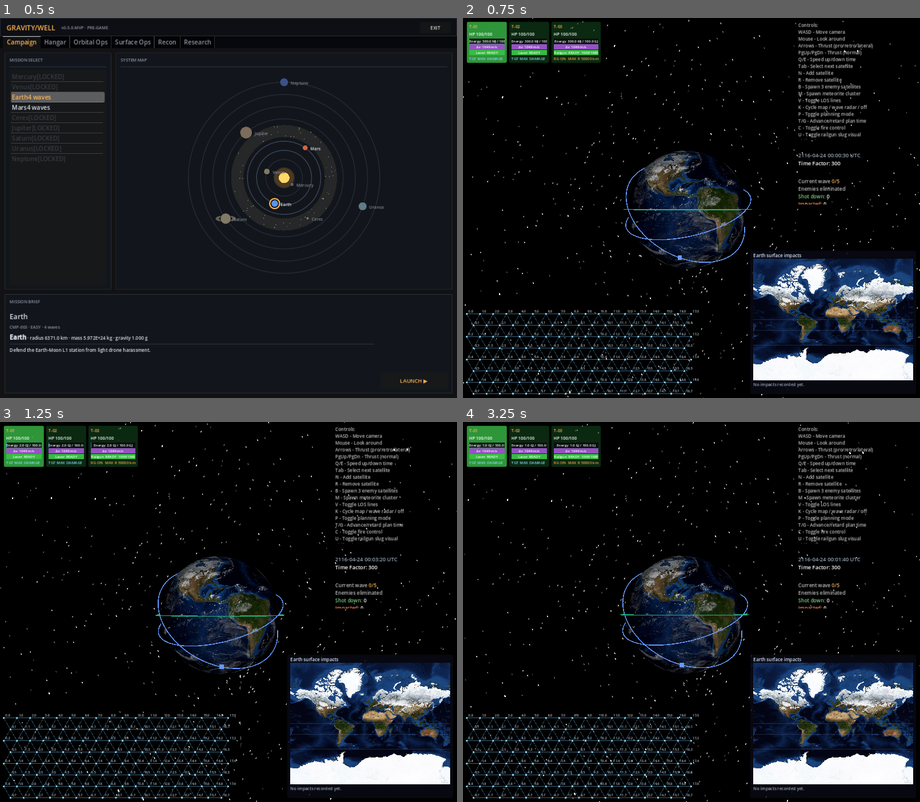
Above: before the commit, frames 1-4 (two rows, left to right).
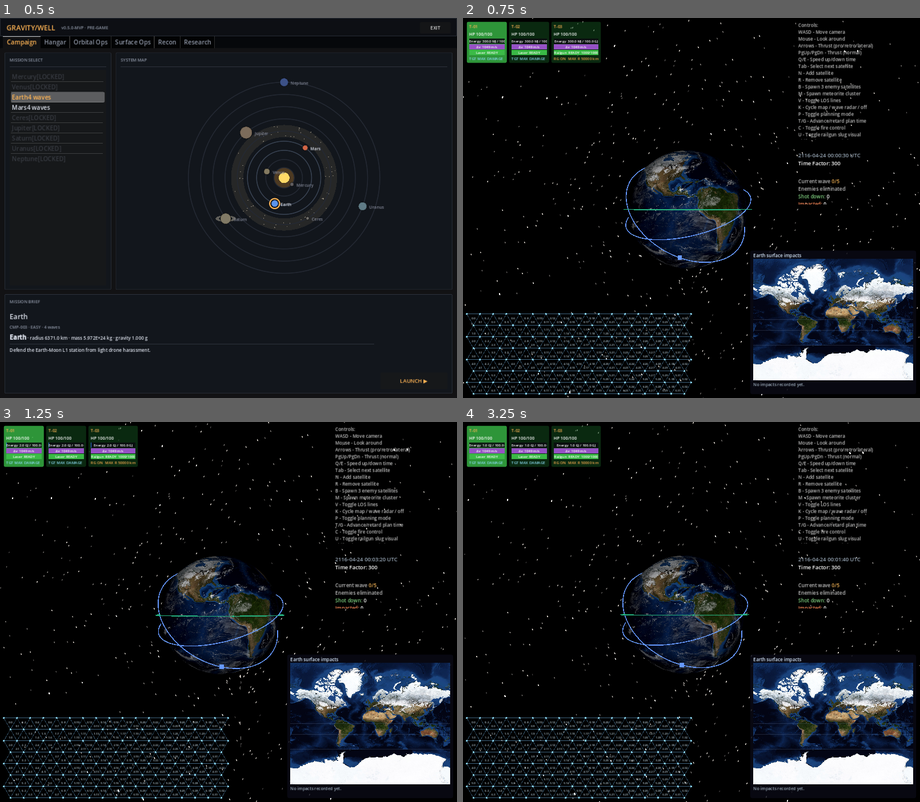
Above: after the commit, the same moments.

Repository: mellenburg/game
Game: Godot game, scene res://scenes/menu.tscn
Same seed, same stepped clock (60 frames per second), same inputs: the game is played once before the commit and once after it.
Inputs (mouse positions are in pixels of both pictures, inside the frame that each line leads up to):
- Up to frame 1 (0.5 s): no input
- Up to frame 2 (0.75 s): click "LAUNCH ▶" at 0.5 s
- Up to frame 3 (1.25 s): no input
- Up to frame 4 (3.25 s): tap Enter (end_game) at 1.25 s; move the mouse to (714, 612) at 1.27 s; hold W (move_forward) 1.28-2 s; tap J (add_decaying_enemy) at 1.35 s; click (714, 612) at 1.42 s; click "Acknowledge ▶" at 2 s; click "LAUNCH ▶" at 2.75 s

Frame 1 is identical in both runs. In frame 2, 1.7% of the frame differs, in the area x 1-52%, y 76-99%; in frame 3, 1.7%; in frame 4, 1.7%.

Commit message:
Label tessellation triangles instead of vertices
Vertex labels are dropped; every triangular face now carries an "s.t"
label centred on its centroid, where s is the strip index (0 = top
gap between vertex rows 0 and 1, 6 = bottom gap) and t is the index
within that strip walked left to right alternating up- and down-
pointing triangles. Lets the user reference any cell by id when
grouping cells into a higher-level pattern.

Diff:
--- a/godot/scripts/tessellation_grid.gd
+++ b/godot/scripts/tessellation_grid.gd
@@ -4,9 +4,14 @@
 ## status boxes. Lays down 8 rows of vertices with every other row
 ## offset horizontally by half the in-row spacing; each vertex is
 ## connected to its 2-6 nearest neighbours so the resulting edges
-## describe an equilateral-triangle mesh. Cells (vertices) are labelled
-## with their (col, row) grid coordinates so they can be referenced
-## individually when grouping cells into a higher-level pattern.
+## describe an equilateral-triangle mesh.
+##
+## Cells (the triangular faces, not the vertices) are labelled "s.t":
+## strip s is the gap between vertex rows s and s+1 (s=0 is the
+## topmost strip, s=ROWS-2 the bottom one); index t walks left to
+## right within the strip, alternating between up- and down-pointing
+## triangles. Labels can be referenced individually when grouping
+## cells into a higher-level pattern.
 ##
 ## Geometry: rows are vertically separated by VERTICAL_SPACING px; the
 ## in-row horizontal step is 2*tan(30°)*VERTICAL_SPACING, which is
@@ -28,11 +33,13 @@
 
 const VERTEX_COLOR := Color(0.55, 0.85, 0.95, 0.95)
 const EDGE_COLOR := Color(0.35, 0.55, 0.70, 0.70)
-const LABEL_COLOR := Color(0.85, 0.95, 1.00, 0.85)
+const LABEL_COLOR := Color(0.85, 0.95, 1.00, 0.90)
 const VERTEX_RADIUS: float = 2.5
 const EDGE_WIDTH: float = 1.0
-const LABEL_FONT_SIZE: int = 8
-const LABEL_OFFSET := Vector2(4.0, -4.0)
+# Triangle labels live inside the cell so they need to be small enough
+# to fit; 7pt is the largest that doesn't routinely clip on a 4-char
+# "s.tt" string at the chosen 30 px row spacing.
+const LABEL_FONT_SIZE: int = 7
 
 var _font: Font
 
@@ -102,15 +109,85 @@
 	for r in range(ROWS):
 		var row: Array[Vector2] = verts[r]
 		for c in range(row.size()):
-			var p: Vector2 = row[c]
-			draw_circle(p, VERTEX_RADIUS, VERTEX_COLOR)
-			if _font != null:
-				draw_string(
-					_font,
-					p + LABEL_OFFSET,
-					"%d,%d" % [c, r],
-					HORIZONTAL_ALIGNMENT_LEFT,
-					-1.0,
-					LABEL_FONT_SIZE,
-					LABEL_COLOR,
-				)
+			draw_circle(row[c], VERTEX_RADIUS, VERTEX_COLOR)
+
+	# Triangle labels. For every strip s in [0, ROWS-2] we walk the
+	# triangles left to right, alternating up- and down-pointing. The
+	# adjacency rule depends on which of the two bounding rows is the
+	# offset (odd-indexed) one — handled below in the two branches.
+	# Within a strip the index t starts at 0 on the leftmost triangle
+	# and increments by 1 for every triangle drawn, so the user can
+	# reference any cell as "s.t" without ambiguity.
+	if _font == null:
+		return
+	for s in range(ROWS - 1):
+		var top_row: Array[Vector2] = verts[s]
+		var bot_row: Array[Vector2] = verts[s + 1]
+		var t_idx: int = 0
+		var max_c: int = maxi(top_row.size(), bot_row.size())
+		if s % 2 == 0:
+			# Top row even (offset 0), bottom row odd (offset w/2).
+			# At column c the up-pointing triangle uses bottom[c-1] and
+			# bottom[c]; the down-pointing one uses top[c+1] and bot[c].
+			# Up at c=0 is invalid (would need bottom[-1]), so the
+			# leftmost cell is down(0).
+			for c in range(max_c):
+				if c >= 1 and c < top_row.size() and c < bot_row.size():
+					var up_centroid: Vector2 = (
+						top_row[c] + bot_row[c - 1] + bot_row[c]
+					) / 3.0
+					_draw_cell_label(up_centroid, s, t_idx)
+					t_idx += 1
+				if c + 1 < top_row.size() and c < bot_row.size():
+					var down_centroid: Vector2 = (
+						top_row[c] + top_row[c + 1] + bot_row[c]
+					) / 3.0
+					_draw_cell_label(down_centroid, s, t_idx)
+					t_idx += 1
+		else:
+			# Top row odd (offset w/2), bottom row even (offset 0). Up
+			# triangle at column c uses bottom[c] and bottom[c+1] and
+			# is anchored at top[c]; down triangle at column c uses
+			# top[c+1] and bottom[c+1] and is anchored at top[c]. The
+			# leftmost cell here is up(0) — both endpoints exist at
+			# c=0 because the bottom row starts flush with x=0.
+			for c in range(max_c):
+				if (
+					c < top_row.size()
+					and c + 1 < bot_row.size()
+				):
+					var up_centroid: Vector2 = (
+						top_row[c] + bot_row[c] + bot_row[c + 1]
+					) / 3.0
+					_draw_cell_label(up_centroid, s, t_idx)
+					t_idx += 1
+				if (
+					c + 1 < top_row.size()
+					and c + 1 < bot_row.size()
+				):
+					var down_centroid: Vector2 = (
+						top_row[c] + top_row[c + 1] + bot_row[c + 1]
+					) / 3.0
+					_draw_cell_label(down_centroid, s, t_idx)
+					t_idx += 1
+
+
+# Centred label drawing: draw_string anchors at the baseline left, so
+# we offset by half the measured string width and a small upward nudge
+# (~1/3 of the font size) to land the label visually on the centroid
+# rather than below-and-right of it.
+func _draw_cell_label(centroid: Vector2, s: int, t: int) -> void:
+	var text := "%d.%d" % [s, t]
+	var text_size := _font.get_string_size(
+		text, HORIZONTAL_ALIGNMENT_LEFT, -1.0, LABEL_FONT_SIZE
+	)
+	var pos := centroid - Vector2(text_size.x * 0.5, -text_size.y * 0.3)
+	draw_string(
+		_font,
+		pos,
+		text,
+		HORIZONTAL_ALIGNMENT_LEFT,
+		-1.0,
+		LABEL_FONT_SIZE,
+		LABEL_COLOR,
+	)
